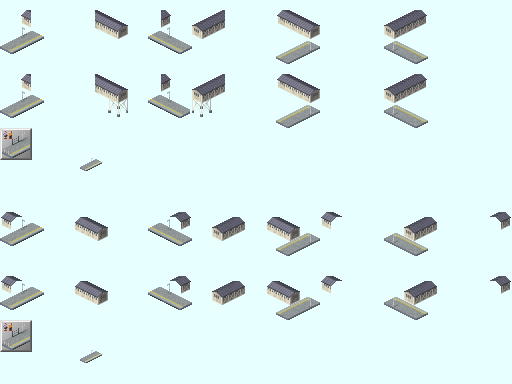
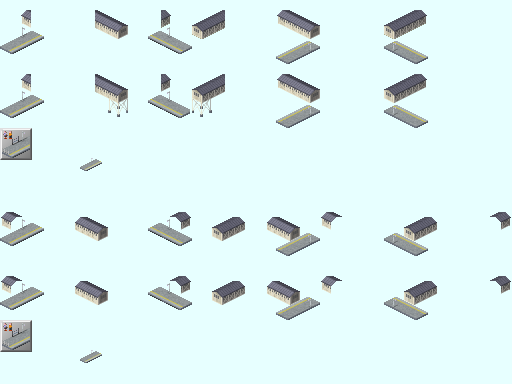
Two versions of the same layered image (512x384). Layer-by-layer changes:
added layer "レイヤーグループ のコピー #1" in group "1a-1a" over [192, 28, 224, 39]
added layer "レイヤーグループ のコピー #2" in group "1a-1a" over [161, 23, 170, 28]
added layer "レイヤーグループ のコピー" in group "レイヤーグループ #1" over [384, 23, 426, 39]
